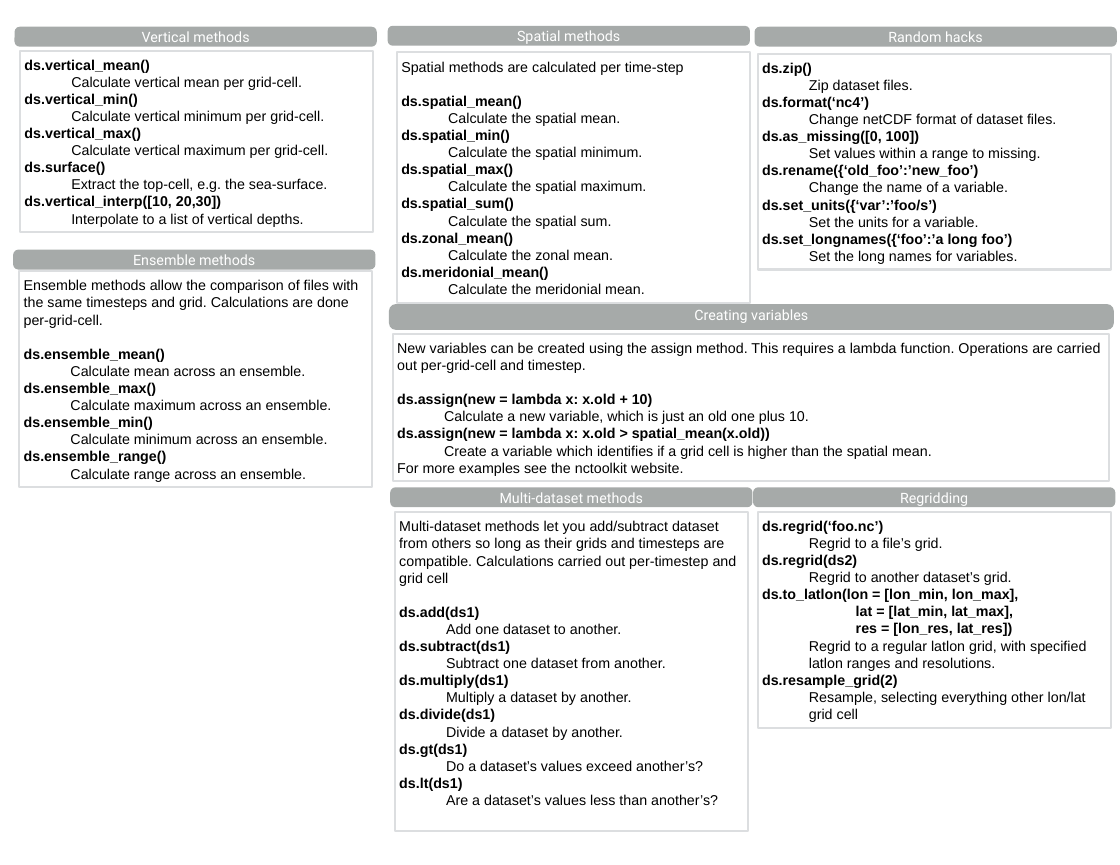
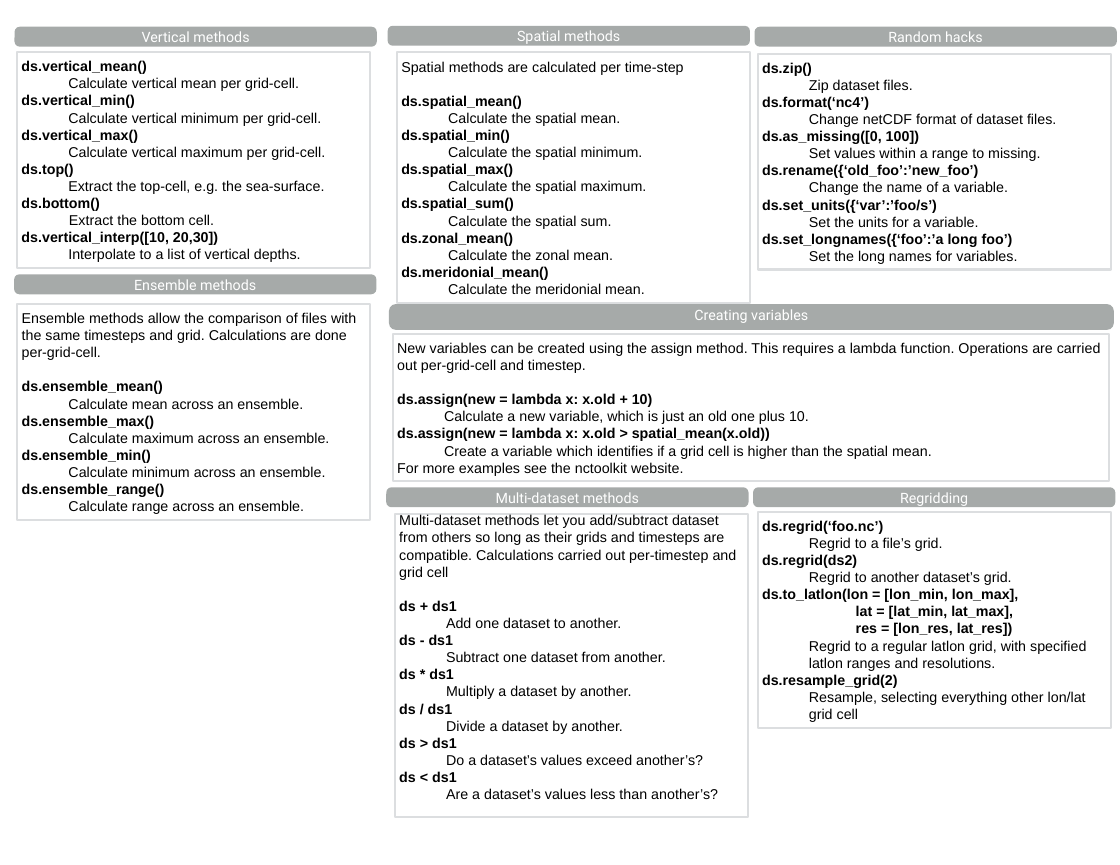
Before and after one commit to pmlmodelling/nctoolkit, a slide deck: slide 2 of cheatsheet/nctoolkit_cheatsheet.pptx. Drawn at 1120x865 pixels with LibreOffice and Linux fonts; fonts in the diff are those of the drawing. Boxes give left, top, right and bottom in pixels: in the first picture for what was removed or moved away, otherwise in the second. Text is boxed around its words. In the diff, an @@ line names an element or a change of style, - is before the commit and + after.

```diff
--- a/cheatsheet/nctoolkit_cheatsheet.pptx
+++ b/cheatsheet/nctoolkit_cheatsheet.pptx
@@ rectangle "ds.vertical_mean()": place and size @@
-rectangle "ds.vertical_mean()" at [20, 51, 373, 232]
+rectangle "ds.vertical_mean()" at [17, 52, 370, 268]
@@ text in rectangle at [21, 163, 73, 177]: text changed @@
-ds.surface()
+ds.top()
@@ text in rectangle at [21, 197, 214, 225]: paragraphs added @@
+ds.bottom()
+Extract the bottom cell.
@@ rounded rectangle "Ensemble methods": place and size @@
-rounded rectangle "Ensemble methods" at [13, 250, 375, 270]
+rounded rectangle "Ensemble methods" at [14, 274, 376, 294]
@@ rectangle "Ensemble methods allow the comparison ...": place and size @@
-rectangle "Ensemble methods allow the comparison ..." at [19, 271, 372, 487]
+rectangle "Ensemble methods allow the comparison ..." at [18, 304, 371, 520]
@@ rounded rectangle "Multi-dataset methods": place and size @@
-rounded rectangle "Multi-dataset methods" at [390, 487, 752, 507]
+rounded rectangle "Multi-dataset methods" at [386, 487, 748, 507]
@@ rectangle "Multi-dataset methods let you add/subtract ...": place and size @@
-rectangle "Multi-dataset methods let you add/subtract ..." at [395, 512, 748, 831]
+rectangle "Multi-dataset methods let you add/subtract ..." at [395, 515, 748, 817]
@@ text in rectangle at [399, 600, 457, 611]: text changed @@
-ds.add(ds1)
+ds + ds1
@@ text in rectangle at [399, 634, 454, 645]: text changed @@
-ds.subtract(ds1)
+ds - ds1
@@ text in rectangle at [399, 668, 454, 679]: text changed @@
-ds.multiply(ds1)
+ds * ds1
@@ text in rectangle at [399, 703, 453, 714]: text changed @@
-ds.divide(ds1)
+ds / ds1
@@ text in rectangle at [399, 737, 457, 748]: text changed @@
-ds.gt(ds1)
+ds > ds1
@@ text in rectangle at [399, 771, 457, 782]: text changed @@
-ds.lt(ds1)
+ds < ds1
```
Also in this commit, not shown: 1 other slide changed, 1 other file.
